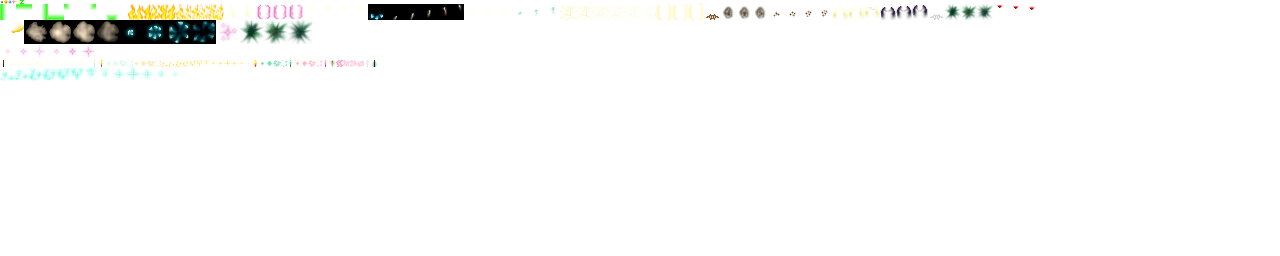
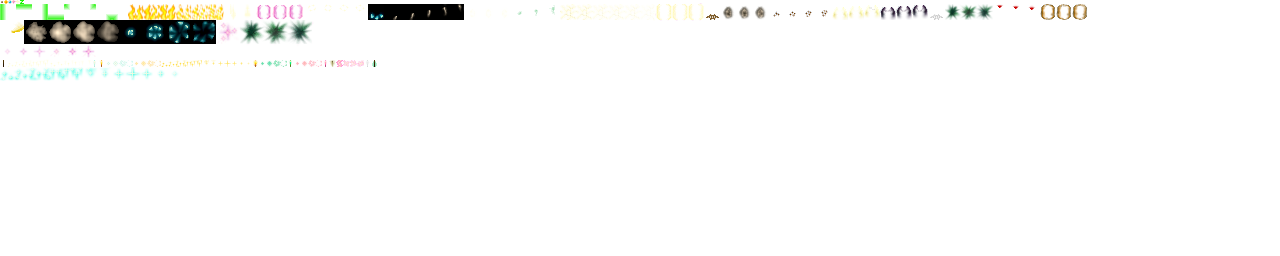
Two versions of the same layered image (1280×256). Layer-by-layer changes:
painted on "Background" over bbox(1040, 4, 1088, 20)
